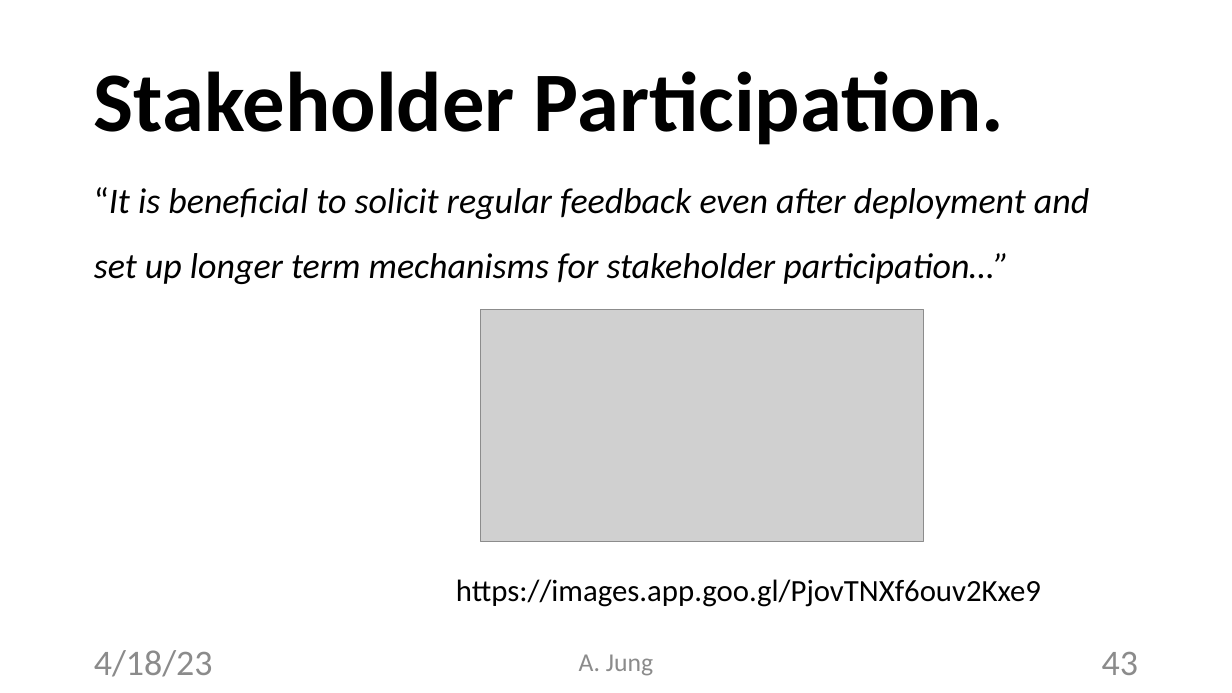
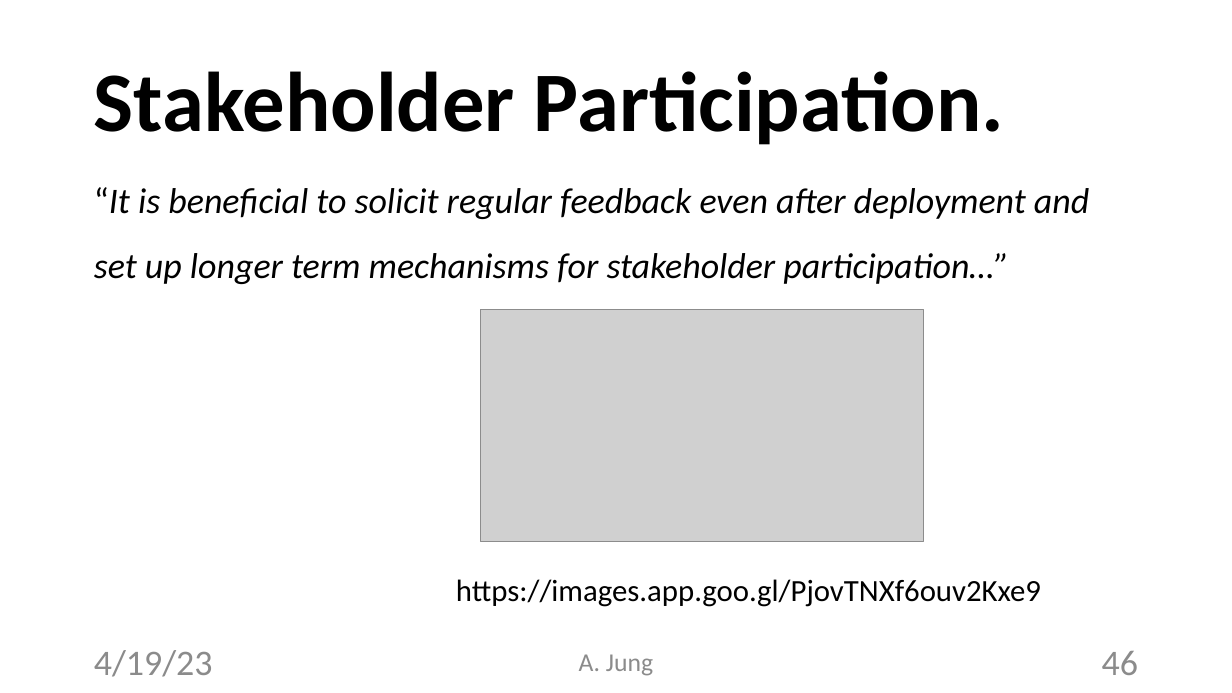
Before and after one commit to alexjungaalto/FederatedLearning, a slide deck: slide 46 of slides/CS-E4740_TrustworthyFL.pptx (slide 43 before the commit). Drawn at 1232x693 pixels with LibreOffice and Linux fonts; fonts in the diff are those of the drawing; grey boxes stand for pictures. Boxes give left, top, right and bottom in pixels: in the first picture for what was removed or moved away, otherwise in the second. Text is boxed around its words. In the diff, an @@ line names an element or a change of style, - is before the commit and + after.

```diff
--- a/slides/CS-E4740_TrustworthyFL.pptx
+++ b/slides/CS-E4740_TrustworthyFL.pptx
@@ text at box(94, 650, 213, 677): text changed @@
-4/18/23
+4/19/23
@@ page number at box(1102, 651, 1138, 675): text changed @@
-43
+46
```
Also in this commit, not shown: 53 other slides changed, 3 slides added, 3 other files.
